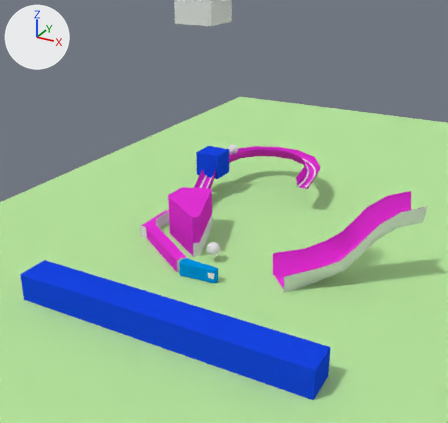
Renders of the Blender file wire_forms_clean.blend from each side of a commit.
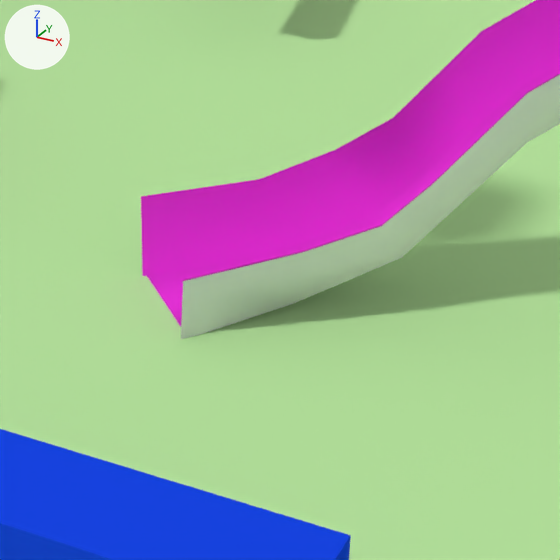
Each version is shown whole from a 50 mm camera at (10.31, -12.15, 5.72) aimed at (5.6, -3.59, 1.44), then close up on the part from 52% to 87% of the width and 47% to 84% of the height. Arrows for +X, +Y and +Z are at upper left; the lights stay in place.

Objects in the first close-up: 'P_ramp2', 'Plane', 'SWITCH_001', 'visual ramp2'.
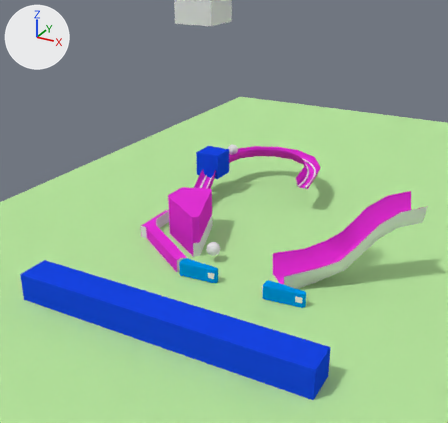
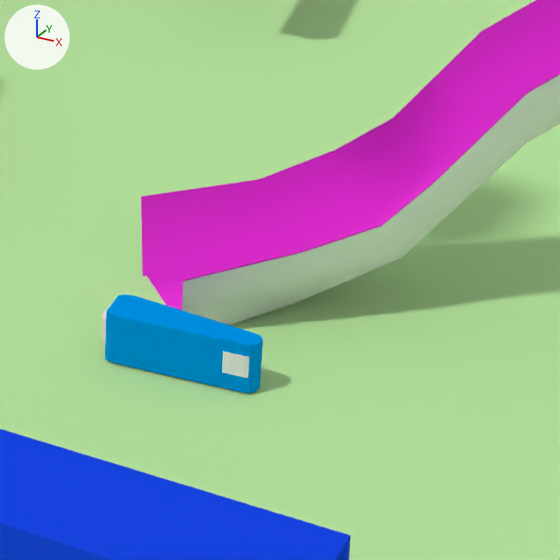
Where the change shows, as pixel boxes (x1, y1, x2, y2) in the close-ups (560 x 560 px):
'FLIPPER_001', added (blue): after (105, 294, 263, 393)
'flipper visual 001', added: after (102, 303, 249, 378)

The change, as a list of edits to the scene's bpy script:
```text
Add mat_physics_rubber_001:
    mat_physics_rubber_001 = diffuse_material('PHYSICS_RUBBER.001')
    mat_physics_rubber_001.base_color = (0.0, 0.292, 0.8)  # blue #0093e7
Add me_collision_001:
    me_collision_001.from_pydata(...)  # 24 vertices, 44 faces; spans x -0.053..0.709, y -0.108..0.109, z -0.128..0.132
    me_collision_001.materials.append(mat_physics_rubber_001)  # blue #0093e7
Add ob_flipper_visual_001:
    ob_flipper_visual_001 = bpy.data.objects.new('flipper visual 001', me_0__flipper_t1_limpio_m.copy())  # the mesh of ob_flipper_visual
    ob_flipper_visual_001.parent = ob_flipper_001
    ob_flipper_visual_001.matrix_parent_inverse = Matrix(((1.0, 0.0, 0.0, -6.457), (0.0, 1.0, 0.0, 3.6), (0.0, 0.0, 1.0, -0.139), (0.0, 0.0, 0.0, 1.0)))
    ob_flipper_visual_001.location = (6.457, -3.6, 0.139)
Add ob_flipper_001:
    ob_flipper_001 = bpy.data.objects.new('FLIPPER_001', me_collision_001)
    ob_flipper_001.location = (6.457, -3.6, 0.139)
```
